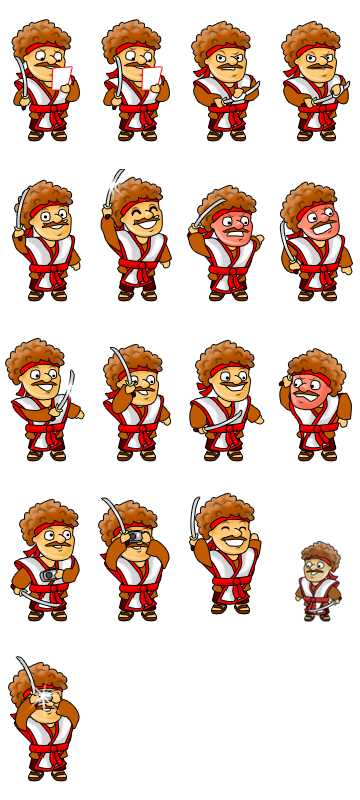
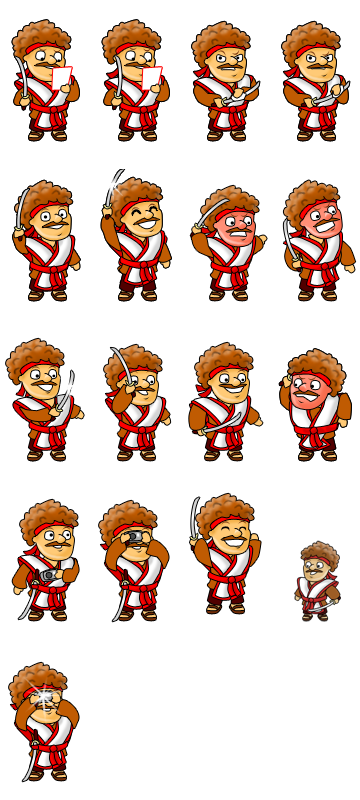
Two versions of the same layered image (360×800). Layer-by-layer changes:
painted on "Слой 11" over [9, 19, 357, 783]
renamed "Слой 12" to "Слой 13", painted on it over [294, 540, 342, 622]
